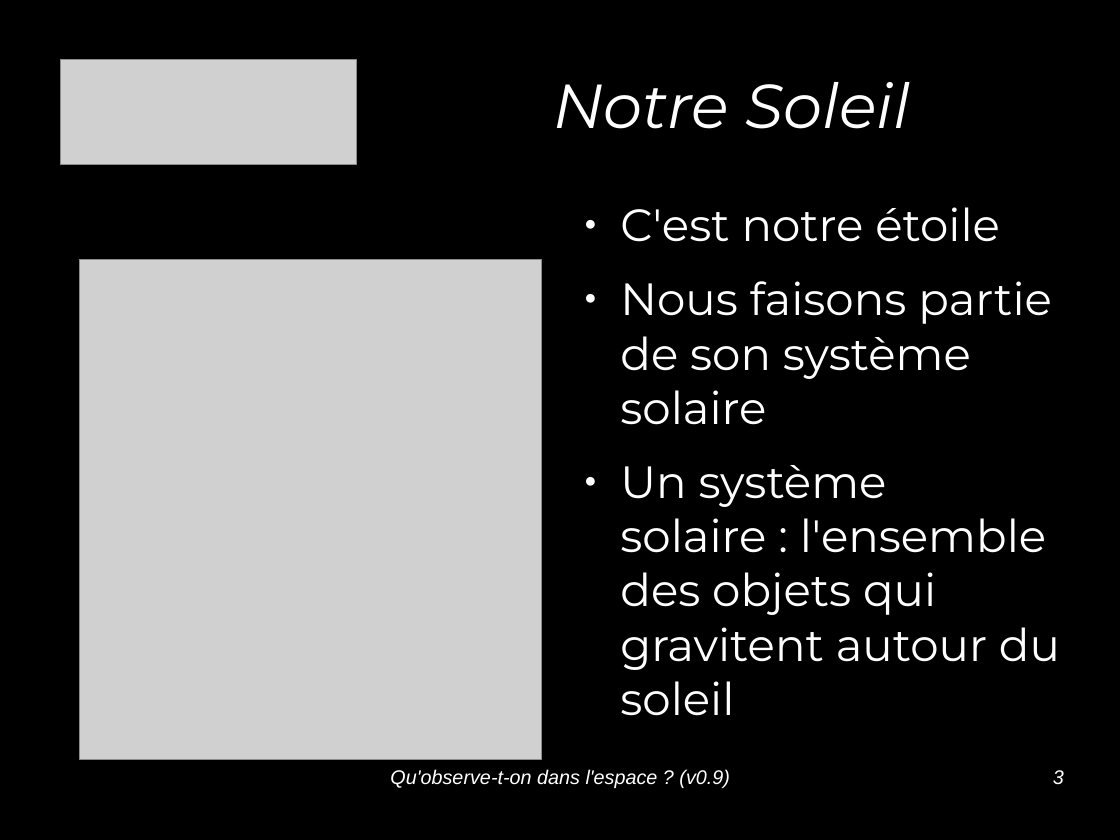
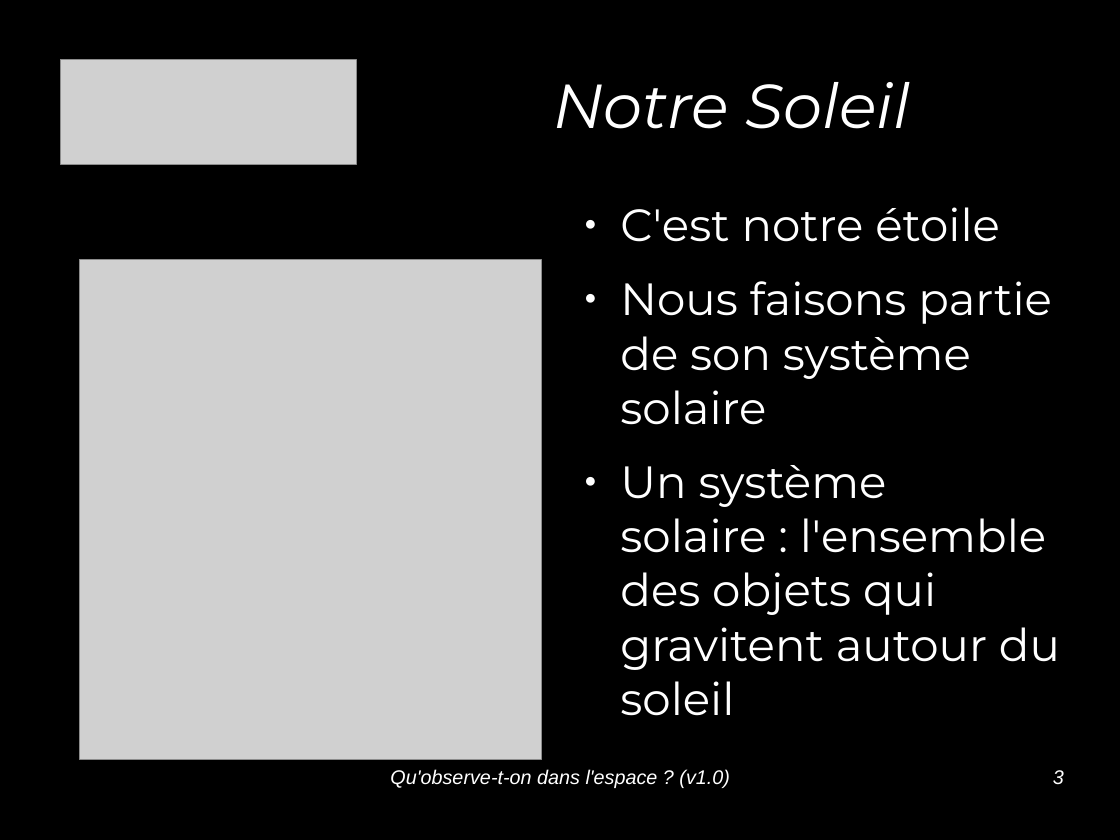
Before and after one commit to jcarnu/qf-astro, a slide deck: slide 3 of Ressources/Presentations/Qu_observe-t-on_dans_l_espace.odp. Drawn at 1120x840 pixels with LibreOffice and Linux fonts; fonts in the diff are those of the drawing; grey boxes stand for pictures; background and template pictures are left out. Boxes give left, top, right and bottom in pixels: in the first picture for what was removed or moved away, otherwise in the second. Text is boxed around its words. In the diff, an @@ line names an element or a change of style, - is before the commit and + after.

```diff
--- a/Ressources/Presentations/Qu_observe-t-on_dans_l_espace.odp
+++ b/Ressources/Presentations/Qu_observe-t-on_dans_l_espace.odp
@@ text at (390, 769, 730, 788): text changed @@
-Qu'observe-t-on dans l'espace ? (v0.9)
+Qu'observe-t-on dans l'espace ? (v1.0)
```
Also in this commit, not shown: 12 other slides changed.
